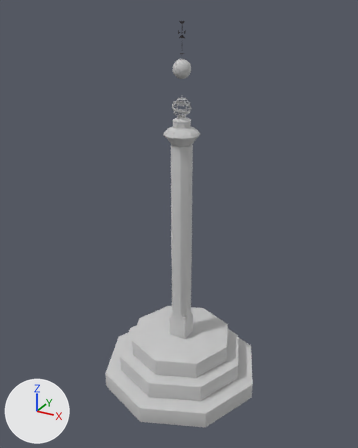
Two versions of the glTF model pelourinho.glb, one commit apart.
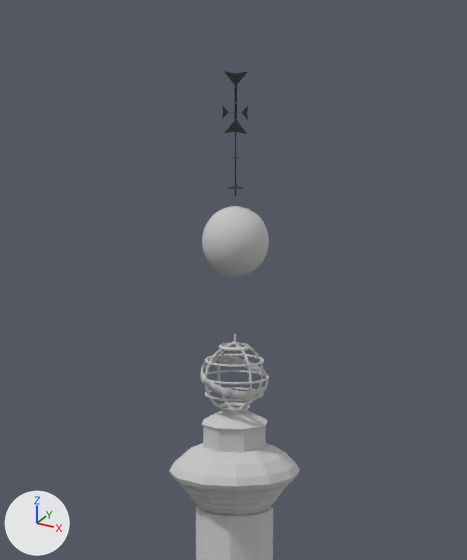
There are two pictures of each version: one whole from a camera (50 mm lens) standing at (4.47, -8.24, 7.64) and looking at (-0.04, -0.03, 3.54), one close up on the part from 32% to 69% of the width and 0% to 36% of the height. The lights are fixed; the arrows at lower left show +X, +Y and +Z. Where no turn or scale is listed for an object, it has been applied to the vertices. Vertices at the same position are counted once.
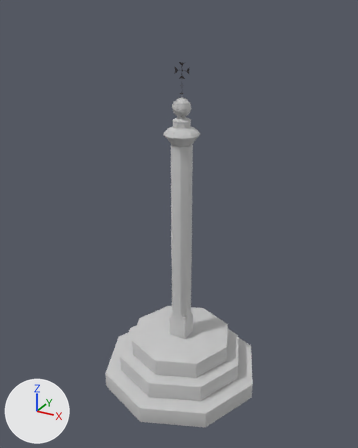
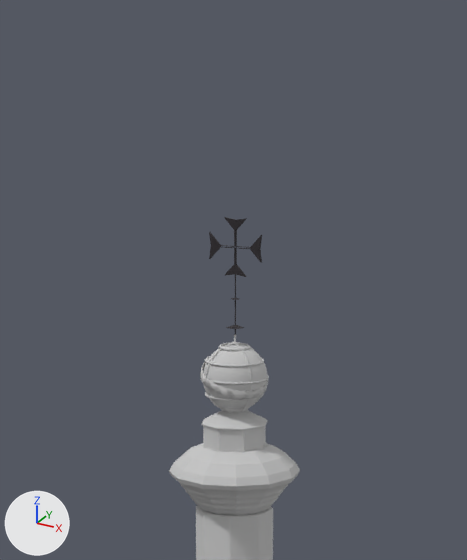
Where the newer file only moved an object's origin or applied its transform, the numbers keep the older frame.

What the commit changed:
me_sphere has 482 vertices, 960 faces and spans x -0.173..0.173, y -0.173..0.173, z -0.173..0.173.
me_sphere is used by ob_sphere; location (0.0, 0.0, 6.599).
me_sphere part 1: the whole mesh is moved by (0.0, 0.0, -0.694).
me_cube_002 has 56 vertices, 104 faces and spans x -0.065..0.065, y -0.006..0.006, z -0.145..0.145.
me_cube_002 is used by ob_cube_001; location (0.0, 0.0, 7.265).
me_cube_002 part 2: the whole mesh is moved by (0.0, 0.0, -0.694).

What differs and where, as boxes (x1, y1, x2, y2) in the close-ups (467 x 560 px):
'Sphere', mesh moved
    before: (202, 206, 269, 276)
    after: (203, 345, 267, 409)
'Cube.001', mesh moved
    before: (224, 71, 247, 134)
    after: (224, 217, 247, 277)
